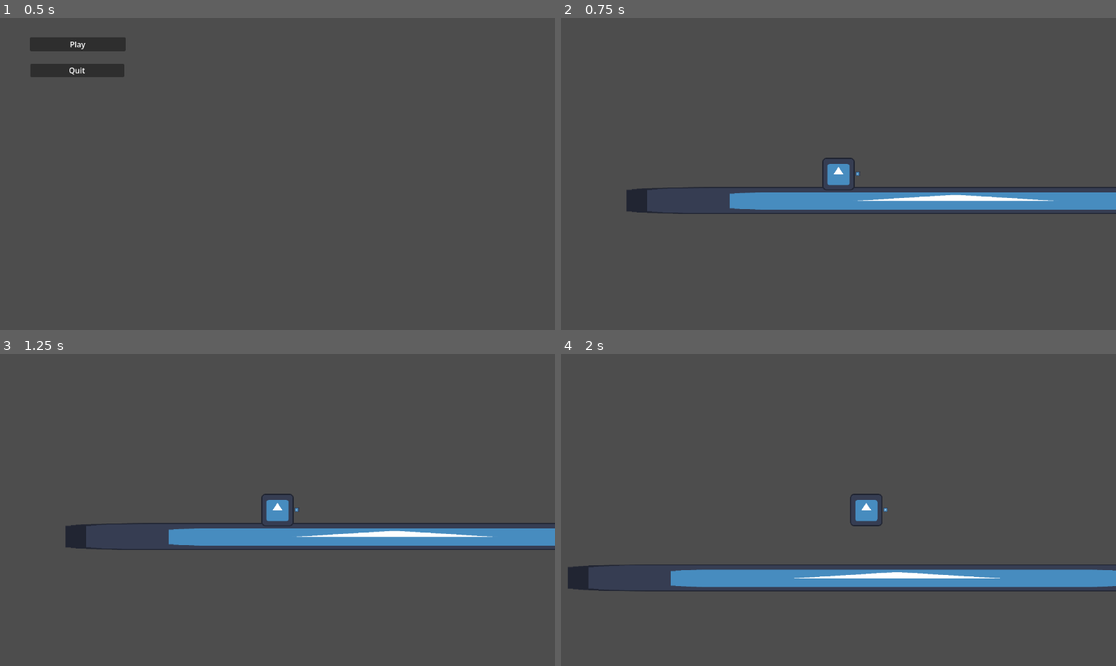
Above: before the commit, frames 1-4 (two rows, left to right).
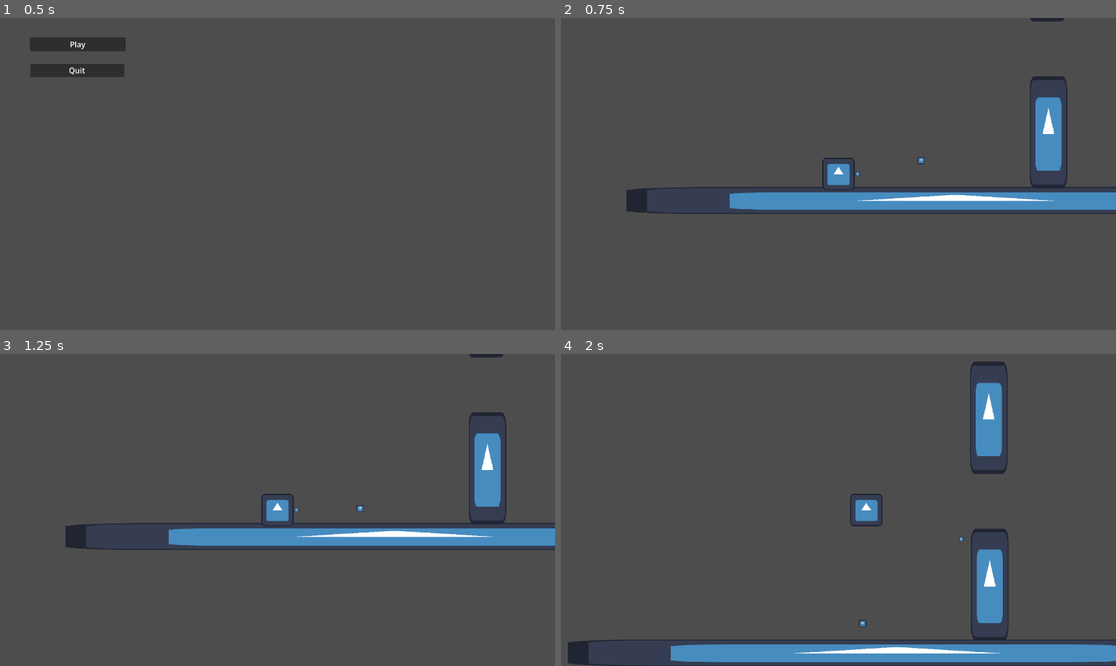
Above: after the commit, the same moments.

Repository: Crapulence1/hammer-time
Game: Godot game, scene res://Scenes/menu.tscn
The game is run twice, just before and just after one commit, with the same random seed, the same clock (stepped at 60 frames per second) and the same inputs. The engine's default icon, where the game draws it, is replaced by a stand-in: a white triangle on a blue panel in a dark square.
Inputs (mouse positions are in pixels of both pictures, inside the frame that each line leads up to):
- Up to frame 1 (0.5 s): no input
- Up to frame 2 (0.75 s): click "Play" at 0.5 s
- Up to frame 3 (1.25 s): no input
- Up to frame 4 (2 s): tap Enter at 1.25 s; move the mouse to (960, 494) at 1.27 s; hold D (Right) from 1.28 s (still down); tap Shift (Hammer Bounce) at 1.35 s; tap Space (Jump) at 1.52 s; click (960, 494) at 1.55 s

Frame 1 is identical in both runs. In frame 2, 1.5% of the frame differs, in the area x 64-92%, y 0-55%; in frame 3, 1.5%; in frame 4, 13%, in the area x 1-100%, y 2-100%.

Commit message:
reflector fixed, no collision for now

Diff:
--- a/Scenes/hammer.tscn
+++ b/Scenes/hammer.tscn
@@ -71,6 +71,9 @@
 
 [sub_resource type="RectangleShape2D" id="RectangleShape2D_kxv3n"]
 
+[sub_resource type="RectangleShape2D" id="RectangleShape2D_nvmri"]
+size = Vector2(24, 24)
+
 [node name="hammer" type="CharacterBody2D" unique_id=914817786 node_paths=PackedStringArray("COLLISION_BOX", "throw_component", "launch_component")]
 collision_layer = 4
 script = ExtResource("1_kxv3n")
@@ -85,7 +88,7 @@
 THROW_SPEED = 1200
 THROW_DISTANCE_CUTOFF = 1000
 RETURN_SPEED = 2000
-relfectable = true
+reflectable = true
 metadata/_custom_type_script = "uid://cyipvbih2lc50"
 
 [node name="LaunchComponent" type="Node" parent="." unique_id=1024551629 node_paths=PackedStringArray("body")]
@@ -121,7 +124,12 @@
 [node name="CollisionShape2D" type="CollisionShape2D" parent="." unique_id=1752532256]
 shape = SubResource("RectangleShape2D_kxv3n")
 
+[node name="reflect_detector" type="Area2D" parent="." unique_id=1904180671]
+
+[node name="CollisionShape2D" type="CollisionShape2D" parent="reflect_detector" unique_id=1733568962]
+shape = SubResource("RectangleShape2D_nvmri")
+
 [connection signal="pulling" from="LaunchComponent" to="." method="_on_launch_component_pulling"]
 [connection signal="stopped_pulling" from="LaunchComponent" to="." method="_on_launch_component_stopped_pulling"]
-[connection signal="body_entered" from="collision_box" to="." method="_on_collision_box_body_entered"]
 [connection signal="timeout" from="cooldown" to="." method="_on_cooldown_timeout"]
+[connection signal="area_entered" from="reflect_detector" to="." method="_on_reflect_detector_area_entered"]
--- a/Scenes/hammer_reflector.tscn
+++ b/Scenes/hammer_reflector.tscn
@@ -2,7 +2,7 @@
 
 [ext_resource type="Script" uid="uid://vi8b3v36e267" path="res://Scripts/hammer_reflector.gd" id="1_g8ii6"]
 
-[node name="hammer_reflector" type="StaticBody2D" unique_id=44577460]
+[node name="hammer_reflector" type="Area2D" unique_id=1446779728]
 script = ExtResource("1_g8ii6")
 
 [node name="CollisionPolygon2D" type="CollisionPolygon2D" parent="." unique_id=787618623]
--- a/Scenes/player.tscn
+++ b/Scenes/player.tscn
@@ -25,6 +25,7 @@
 input_component = NodePath("InputComponent")
 movement_component = NodePath("MovementComponent")
 hammer = NodePath("hammer")
+has_hammer_bounce = true
 has_hammer_launch = true
 
 [node name="Sprite2D" type="Sprite2D" parent="." unique_id=1433801604]
--- a/Scenes/test_area.tscn
+++ b/Scenes/test_area.tscn
@@ -2,7 +2,7 @@
 
 [ext_resource type="Texture2D" uid="uid://dnn15wm15mqjv" path="res://icon.svg" id="1_kpu7f"]
 [ext_resource type="PackedScene" uid="uid://dgsr66k654gt" path="res://Scenes/player.tscn" id="2_3n873"]
-[ext_resource type="PackedScene" uid="uid://m58b0w22p51v" path="res://Scenes/hammer_reflector.tscn" id="4_15qo1"]
+[ext_resource type="PackedScene" uid="uid://fh3xcm0atwrk" path="res://Scenes/upgrade_orb.tscn" id="3_3n873"]
 
 [sub_resource type="RectangleShape2D" id="RectangleShape2D_15qo1"]
 size = Vector2(124.254425, 111.16681)
@@ -22,16 +22,34 @@
 scale = Vector2(0.95001316, 0.950013)
 shape = SubResource("RectangleShape2D_15qo1")
 
+[node name="platform2" type="StaticBody2D" parent="." unique_id=308289493]
+position = Vector2(1668, -75.99999)
+scale = Vector2(1.164, 3.458)
+
+[node name="Sprite2D" type="Sprite2D" parent="platform2" unique_id=1816427230]
+scale = Vector2(1, 0.99999994)
+texture = ExtResource("1_kpu7f")
+
+[node name="platform" type="CollisionShape2D" parent="platform2" unique_id=1989278854]
+position = Vector2(-0.055030823, -2.416626)
+scale = Vector2(0.95001316, 0.950013)
+shape = SubResource("RectangleShape2D_15qo1")
+
+[node name="platform3" type="StaticBody2D" parent="." unique_id=2054340560]
+position = Vector2(1671.9999, 584)
+scale = Vector2(1.164, 3.458)
+
+[node name="Sprite2D" type="Sprite2D" parent="platform3" unique_id=20266371]
+scale = Vector2(1, 0.99999994)
+texture = ExtResource("1_kpu7f")
+
+[node name="platform" type="CollisionShape2D" parent="platform3" unique_id=294290397]
+position = Vector2(-0.055030823, -2.416626)
+scale = Vector2(0.95001316, 0.950013)
+shape = SubResource("RectangleShape2D_15qo1")
+
 [node name="player" parent="." unique_id=1932963563 instance=ExtResource("2_3n873")]
 position = Vector2(842, 723)
 
-[node name="hammer_reflector2" parent="." unique_id=940116049 instance=ExtResource("4_15qo1")]
-position = Vector2(1267, 203)
-rotation = -1.5707964
-
-[node name="hammer_reflector4" parent="." unique_id=44577460 instance=ExtResource("4_15qo1")]
-position = Vector2(1267, 739)
-
-[node name="hammer_reflector3" parent="." unique_id=1697247117 instance=ExtResource("4_15qo1")]
-position = Vector2(842, 194)
-rotation = -3.1415927
+[node name="upgrade_orb" parent="." unique_id=508046751 instance=ExtResource("3_3n873")]
+position = Vector2(1169, 726)
--- a/Scripts/Components/MovementComponent.gd
+++ b/Scripts/Components/MovementComponent.gd
@@ -14,7 +14,7 @@
 var dir : int
 var wants_jump : bool
 var has_double_jump : bool = true
-var wants_ground_boost : bool
+var wants_hammer_bounce : bool
 var current_air_movement_damp : float
 var is_pulling_to_hammer : bool = false
 var current_gravity : float = BASE_GRAVITY
@@ -30,7 +30,7 @@
 		has_double_jump = true
 
 		#TODO handle animation
-		if wants_ground_boost:
+		if wants_hammer_bounce:
 			body.velocity.y = 2 * -JUMP_FORCE
 
 		body.velocity.x = SPEED * dir
@@ -54,7 +54,7 @@
 			has_double_jump = false;
 
 	wants_jump = false
-	wants_ground_boost = false
+	wants_hammer_bounce = false
 
 func pull_to_hammer(hammer_pos : Vector2) -> void:
 	is_pulling_to_hammer = true #temporarily stops normal physics to pull to hammer
--- a/Scripts/Components/ThrowComponent.gd
+++ b/Scripts/Components/ThrowComponent.gd
@@ -5,7 +5,7 @@
 @export var THROW_SPEED : int
 @export var THROW_DISTANCE_CUTOFF : int
 @export var RETURN_SPEED : int
-@export var relfectable : bool
+@export var reflectable : bool
 
 var throw_dir : Vector2
 var thrown : bool
@@ -43,4 +43,3 @@
 	var reflect_dir : Vector2 = (raycast.to_global(raycast.target_position) - raycast.to_global(Vector2.ZERO)).normalized() #raycast global direction code i copiedd
 	throwable = false
 	body.velocity = reflect_dir * THROW_SPEED
-	print(1)
--- a/Scripts/Upgrades/UpgradeManager.gd
+++ b/Scripts/Upgrades/UpgradeManager.gd
@@ -7,7 +7,6 @@
 	{"Name": "Hammer Bounce", "Description": "Swing your hammer on the ground to gain a large vertical boost"},
 	{"Name": "Hammer Launch", "Description": "Throw your hammer forward and up, then launch to it."}
 	]
-
 
 func find_upgrade(upgrade_name : String) -> Dictionary:
 	var upgrade : Dictionary
--- a/Scripts/hammer.gd
+++ b/Scripts/hammer.gd
@@ -50,8 +50,8 @@
 
 		input_component.is_launch_pressed = false
 		input_component.is_throw_pressed = false
-
-
+	if get_last_slide_collision():
+		_on_player_hammer_returned()
 	move_and_slide()
 
 func swing() -> void:
@@ -74,6 +74,7 @@
 
 func _on_player_hammer_returned() -> void:
 	if state == STATE.Throwing:
+		velocity = Vector2.ZERO
 		throw_component.returning = false
 		throw_component.thrown = false
 		throw_component.throwable = true
@@ -89,8 +90,7 @@
 func _on_player_touched_ground() -> void:
 	launch_component.has_launch = true
 
-
-func _on_collision_box_body_entered(body: Node2D) -> void:
-	print(1)
-	if body is Reflector and throw_component.relfectable:
-		throw_component.reflect(body)
+func _on_reflect_detector_area_entered(area: Area2D) -> void:
+	if area is Reflector and throw_component.thrown:
+		throw_component.reflect(area)
+	pass # Replace with function body.
--- a/Scripts/hammer_reflector.gd
+++ b/Scripts/hammer_reflector.gd
@@ -1,4 +1,4 @@
-extends StaticBody2D
+extends Area2D
 class_name Reflector
 
 @onready var reflect_dir : Vector2 = $RayCast2D.target_position
--- a/Scripts/player.gd
+++ b/Scripts/player.gd
@@ -24,8 +24,9 @@
 
 	#Hammer Bounce
 	if UpgradeManager.has_upgrade("Hammer Bounce"):
-		movement_component.wants_hammer_bounch = input_component.is_hammer_bounce_pressed
-		input_component.is_hamer_bounce_pressed = false
+		movement_component.wants_hammer_bounce = input_component.is_hammer_bounce_pressed
+		input_component.is_hammer_bounce_pressed = false
+		has_hammer_bounce = false
 
 	#Movement logic
 	movement_component.dir = input_component.direction
--- a/project.godot
+++ b/project.godot
@@ -77,6 +77,11 @@
 "events": [Object(InputEventKey,"resource_local_to_scene":false,"resource_name":"","device":-1,"window_id":0,"alt_press …(192 unchanged characters)…
 ]
 }
+"Hammer Slam"={
+"deadzone": 0.2,
+"events": [Object(InputEventKey,"resource_local_to_scene":false,"resource_name":"","device":-1,"window_id":0,"alt_pressed":false,"shift_pressed":false,"ctrl_pressed":false,"meta_pressed":false,"pressed":false,"keycode":0,"physical_keycode":4194326,"key_label":0,"unicode":0,"location":0,"echo":false,"script":null)
+]
+}
 
 [layer_names]
 
